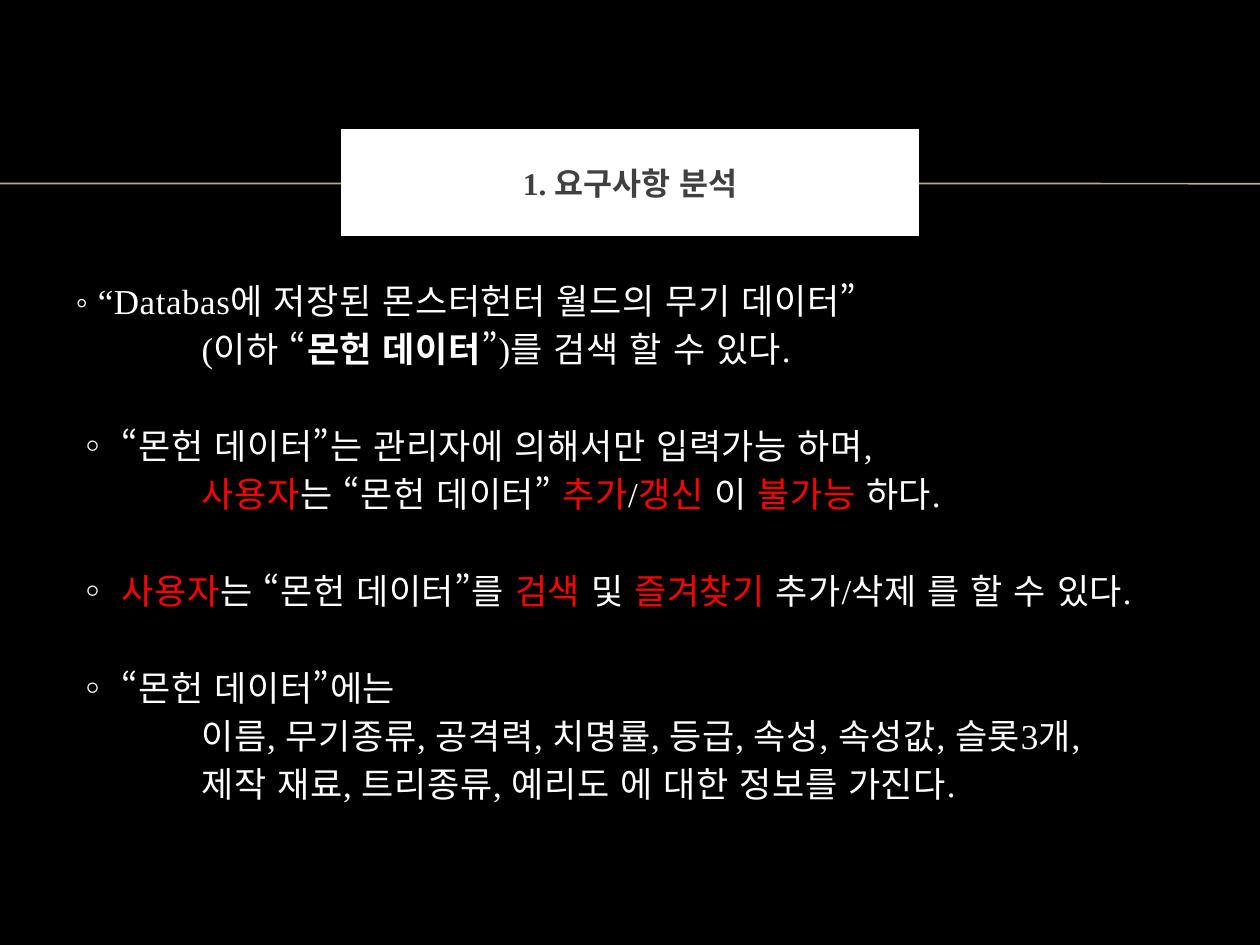
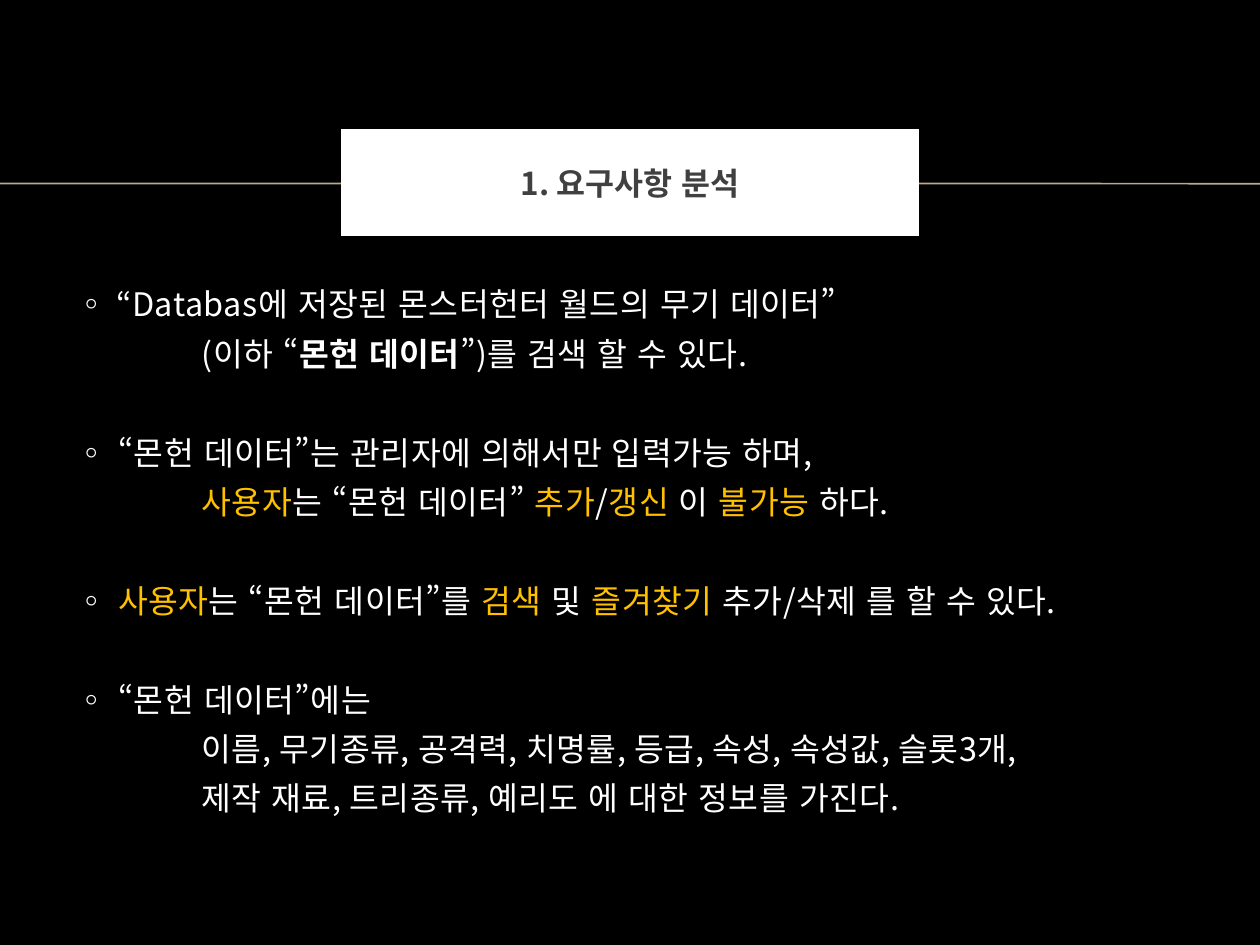
Before and after one commit to Chocobe/JAVA_Lecture, a slide deck: slide 2 of Java_tutorial/src/project_07_MonsterHunter_Weapon_DB/Monster_Hunter_ppt/몬스터헌터_무기DB.pptx. Drawn at 1260x945 pixels with LibreOffice and Linux fonts; fonts in the diff are those of the drawing; background and template pictures are left out. Boxes give left, top, right and bottom in pixels: in the first picture for what was removed or moved away, otherwise in the second. Text is boxed around its words. In the diff, an @@ line names an element or a change of style, - is before the commit and + after.

```diff
--- a/Java_tutorial/src/project_07_MonsterHunter_Weapon_DB/Monster_Hunter_ppt/몬스터헌터_무기DB.pptx
+++ b/Java_tutorial/src/project_07_MonsterHunter_Weapon_DB/Monster_Hunter_ppt/몬스터헌터_무기DB.pptx
@@ title "1. 요구사항 분석" at [346, 135, 914, 232]: font Times New Roman to Noto Sans CJK KR @@
@@ text "◦ “Databas에 저장된 몬스터헌터 월드의 ..." at [116, 287, 1056, 816]: size 20 to 18.5 pt, font Times New Roman to Noto Sans CJK KR; text colour #FF0000 to #FFC000 in "사용자는 추가/갱신 불가능", "사용자는 검색 즐겨찾기"; line spacing 0.9 to 1 @@
```
Also in this commit, not shown: 21 other slides changed, 2 slides added, 5 other files.
